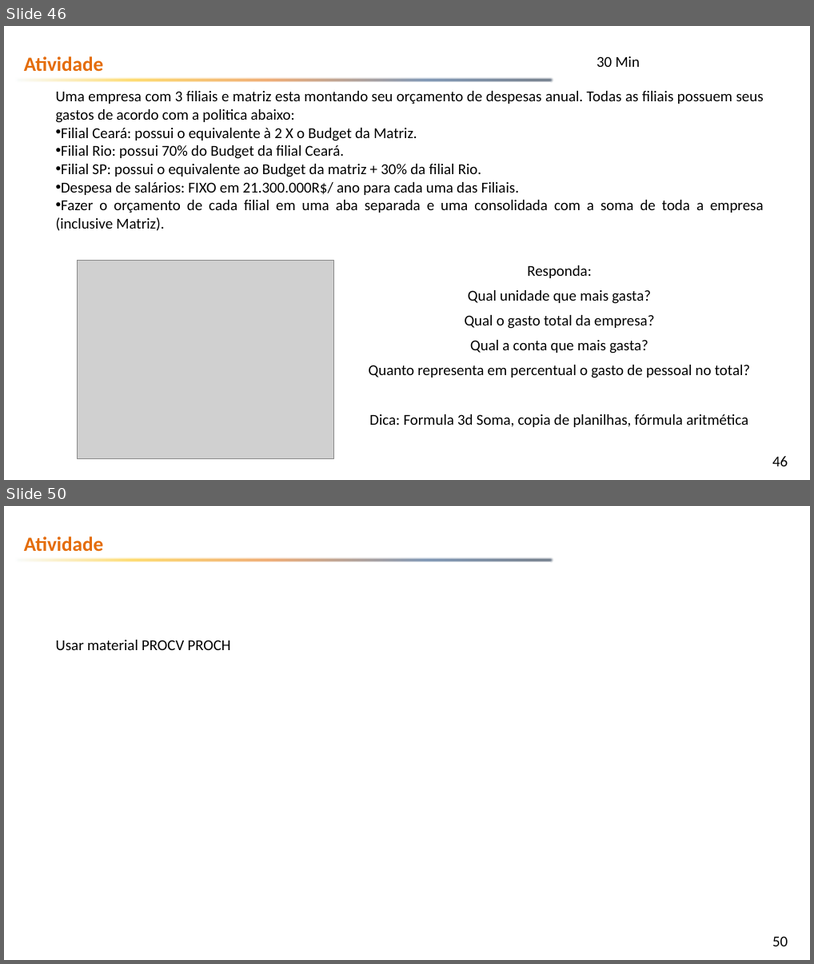
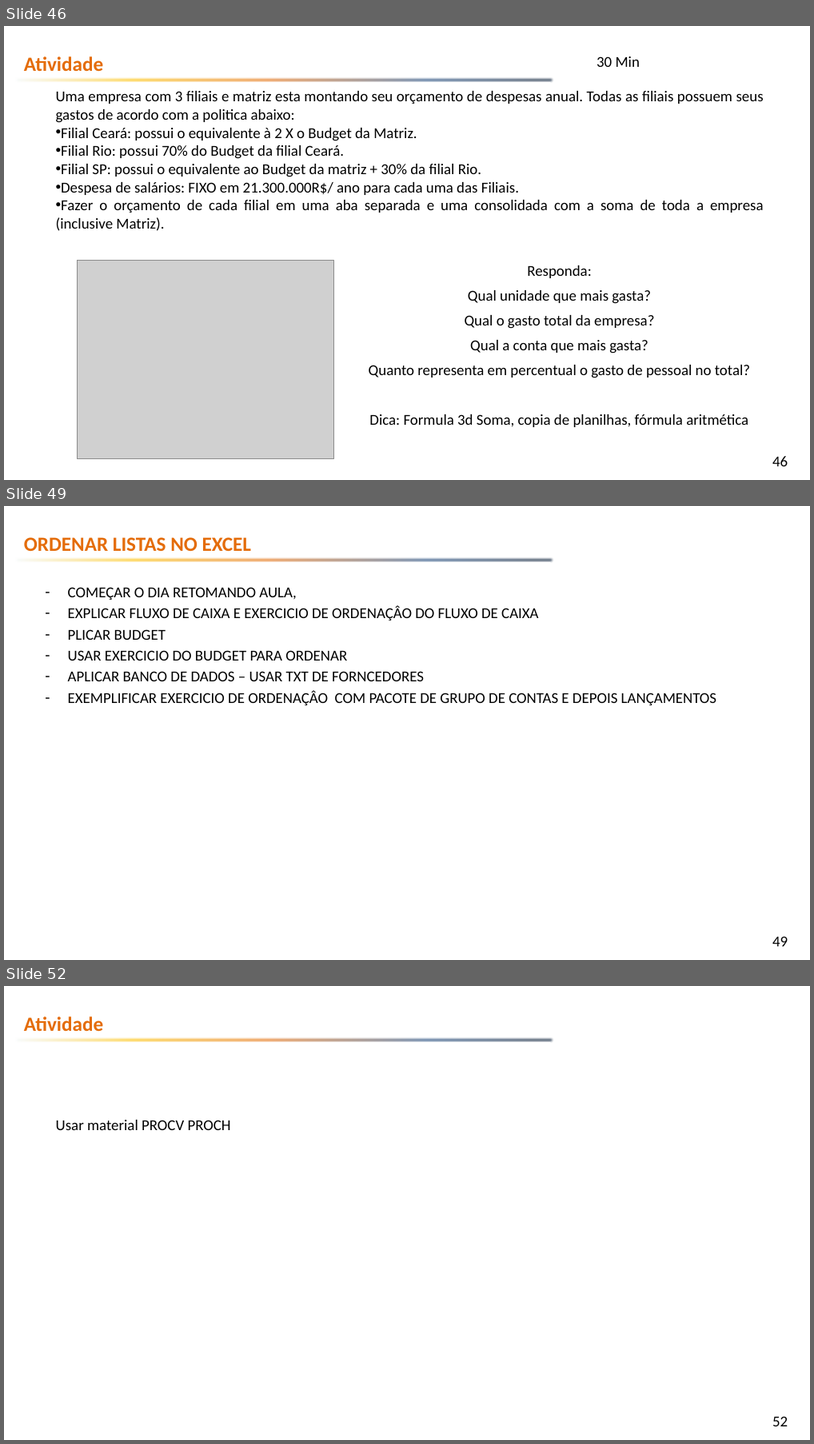
Before and after one commit to emerson-fenrir/Excel_Basico, a slide deck: Professor/Aula3.pptx. Shown one above the other, each under a label of ours: slides 46 and 50 before the commit, slides 46, 49 and 52 after it; the slides between them are not shown. The pictures are 814x964 and 814x1444 pixels, drawn with LibreOffice and Linux fonts; fonts in the diff are those of the drawing; grey boxes stand for pictures; background and template pictures are left out. Boxes give left, top, right and bottom in pixels: in the first picture for what was removed or moved away, otherwise in the second. Text is boxed around its words. In the diff, an @@ line names an element or a change of style, - is before the commit and + after.

Commit message:
aula dia 10-11

```diff
--- a/Professor/Aula3.pptx
+++ b/Professor/Aula3.pptx
@@ slide 49 added at [4, 506, 810, 960], background picture (left out); not listed: 2 template elements that a slide beside it also shows @@
@@ text added at [24, 537, 252, 551], 24 pt, text #E46C0A, bold @@
+ORDENAR LISTAS NO EXCEL
@@ text added at [68, 587, 717, 705], 18 pt, text #000000 @@
+– COMEÇAR O DIA RETOMANDO AULA,
+– EXPLICAR FLUXO DE CAIXA E EXERCICIO DE ORDENAÇÂO DO FLUXO DE CAIXA
+– PLICAR BUDGET
+– USAR EXERCICIO DO BUDGET PARA ORDENAR
+– APLICAR BANCO DE DADOS – USAR TXT DE FORNCEDORES
+– EXEMPLIFICAR EXERCICIO DE ORDENAÇÂO COM PACOTE DE GRUPO DE CONTAS E DEPOIS LANÇAMENTOS
@@ what was slide 50 is now slide 52 @@
@@ page number at [773, 1416, 788, 1426]: text changed @@
-50
+52
```
Also in this commit, not shown: 4 slides changed, 3 other slides added, 1 slide removed, 30 other files.
